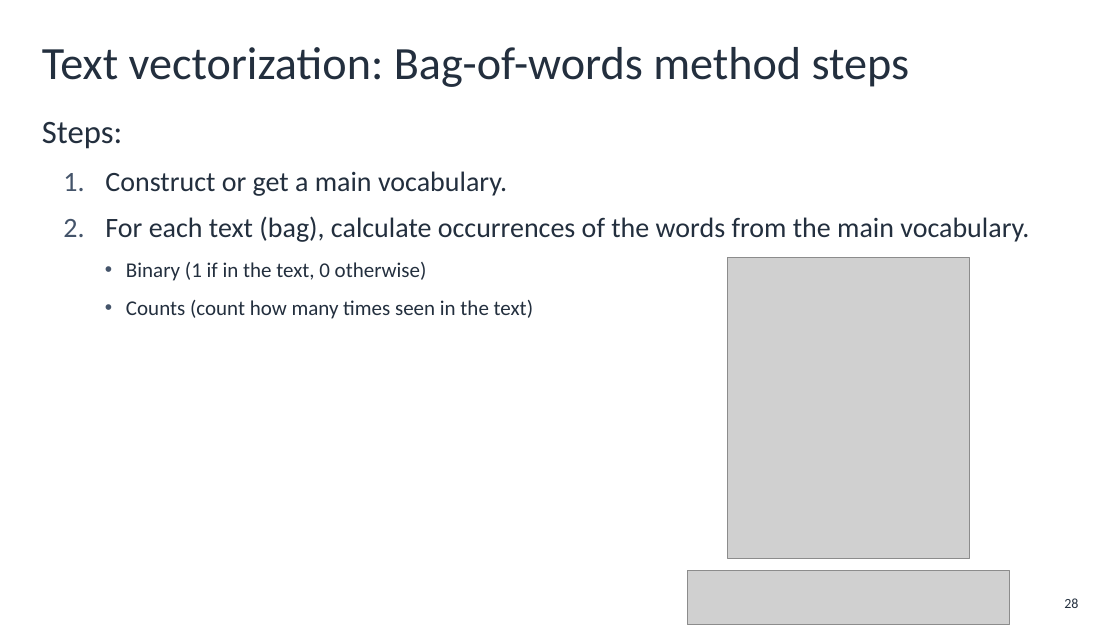
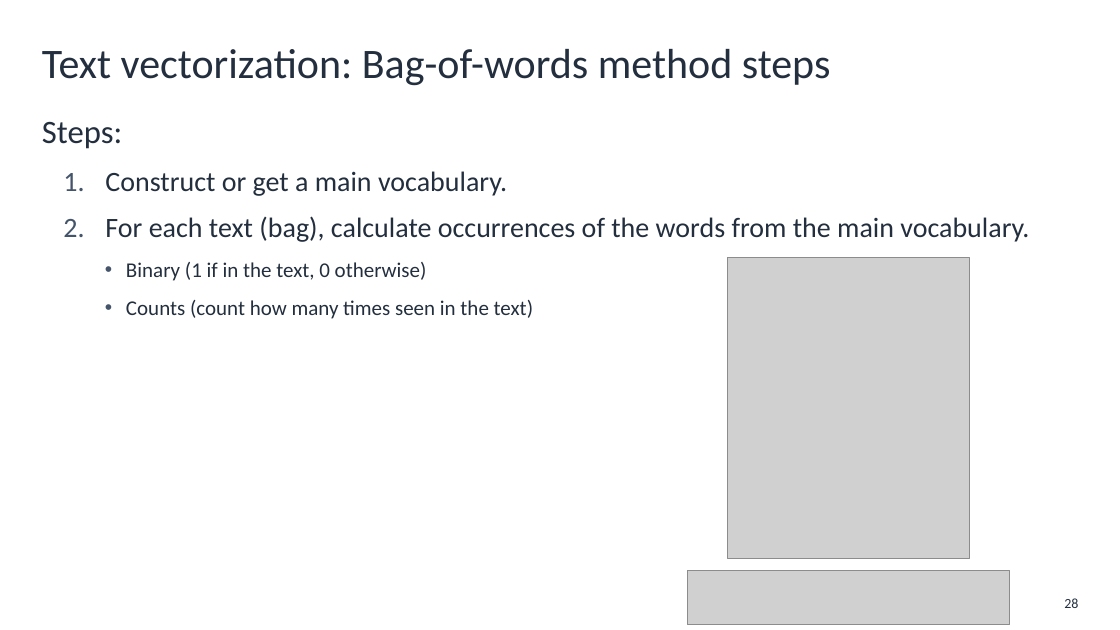
Before and after one commit to aws-mlu/aws-mlu-eep-traditional-ml, a slide deck: slide 28 of mlu-mlta/Lessons/DEV_MLUMLA-EN-M2-L2.pptx. Drawn at 1120x630 pixels with LibreOffice and Linux fonts; fonts in the diff are those of the drawing; grey boxes stand for pictures; background and template pictures are left out. Boxes give left, top, right and bottom in pixels: in the first picture for what was removed or moved away, otherwise in the second. Text is boxed around its words. In the diff, an @@ line names an element or a change of style, - is before the commit and + after.

```diff
--- a/mlu-mlta/Lessons/DEV_MLUMLA-EN-M2-L2.pptx
+++ b/mlu-mlta/Lessons/DEV_MLUMLA-EN-M2-L2.pptx
@@ title "Text vectorization: Bag-of-words method steps" at (x1=42, y1=49, x2=831, y2=86): size 39.6 to 36 pt @@
```
Also in this commit, not shown: 22 other files.
